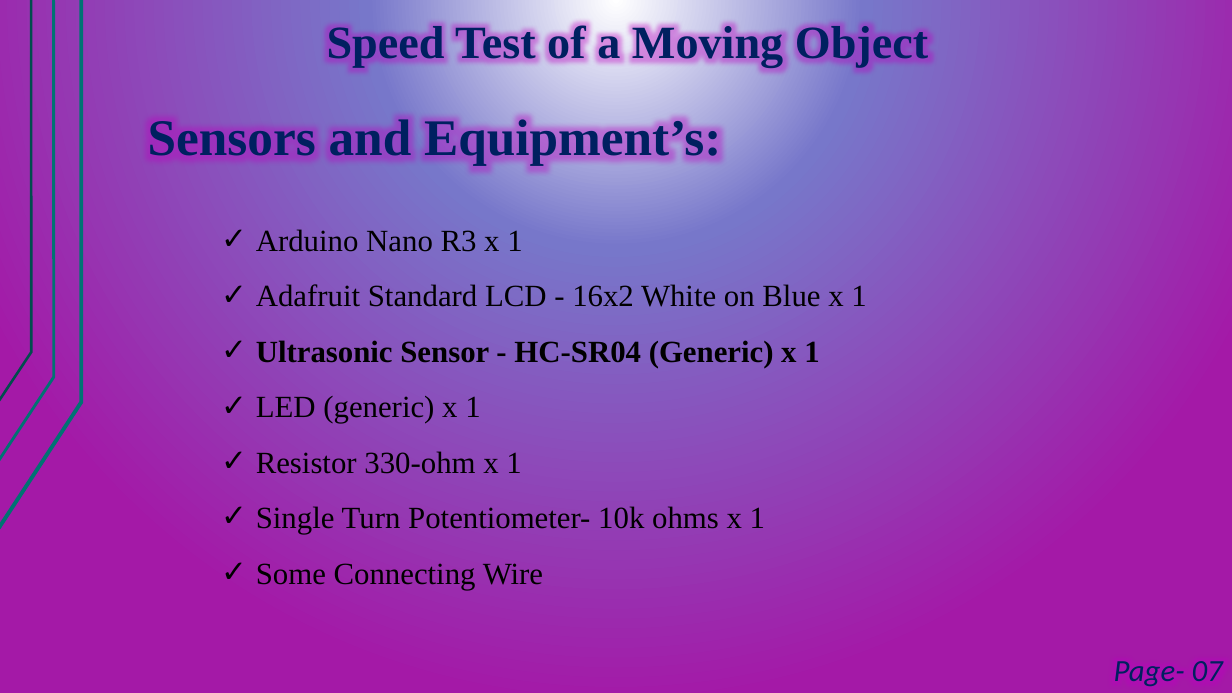
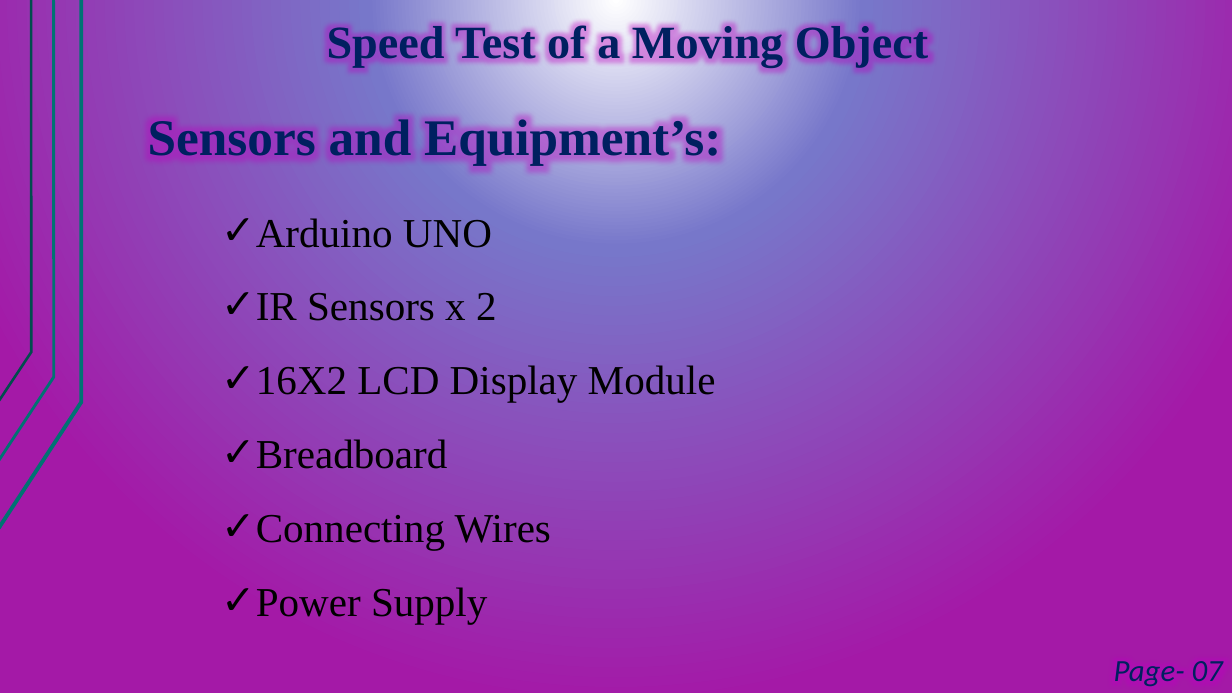
Before and after one commit to sorowar-cse/Microprocessor-Project, a slide deck: slide 7 of MM & ES Lab_Project-Proposal_Presentation_of_Team-Bratva.pptx. Drawn at 1232x693 pixels with LibreOffice and Linux fonts; fonts in the diff are those of the drawing. Boxes give left, top, right and bottom in pixels: in the first picture for what was removed or moved away, otherwise in the second. Text is boxed around its words. In the diff, an @@ line names an element or a change of style, - is before the commit and + after.

```diff
--- a/MM & ES Lab_Project-Proposal_Presentation_of_Team-Bratva.pptx
+++ b/MM & ES Lab_Project-Proposal_Presentation_of_Team-Bratva.pptx
@@ text at [256,218,716,624]: text changed; size 24 to 32 pt @@
-✓ Arduino Nano R3 x 1
-✓ Adafruit Standard LCD - 16x2 White on Blue x 1
-✓ Ultrasonic Sensor - HC-SR04 (Generic) x 1
-✓ LED (generic) x 1
-✓ Resistor 330-ohm x 1
-✓ Single Turn Potentiometer- 10k ohms x 1
-✓ Some Connecting Wire
+✓ Arduino UNO
+✓ IR Sensors x 2
+✓ 16X2 LCD Display Module
+✓ Breadboard
+✓ Connecting Wires
+✓ Power Supply
```
Also in this commit, not shown: 2 other slides changed, 7 other files.
